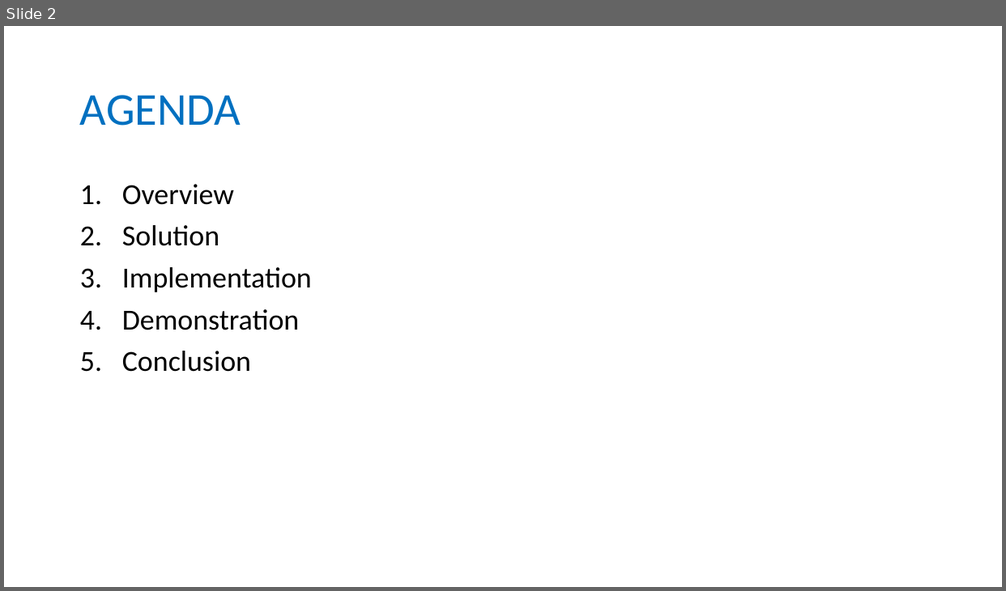
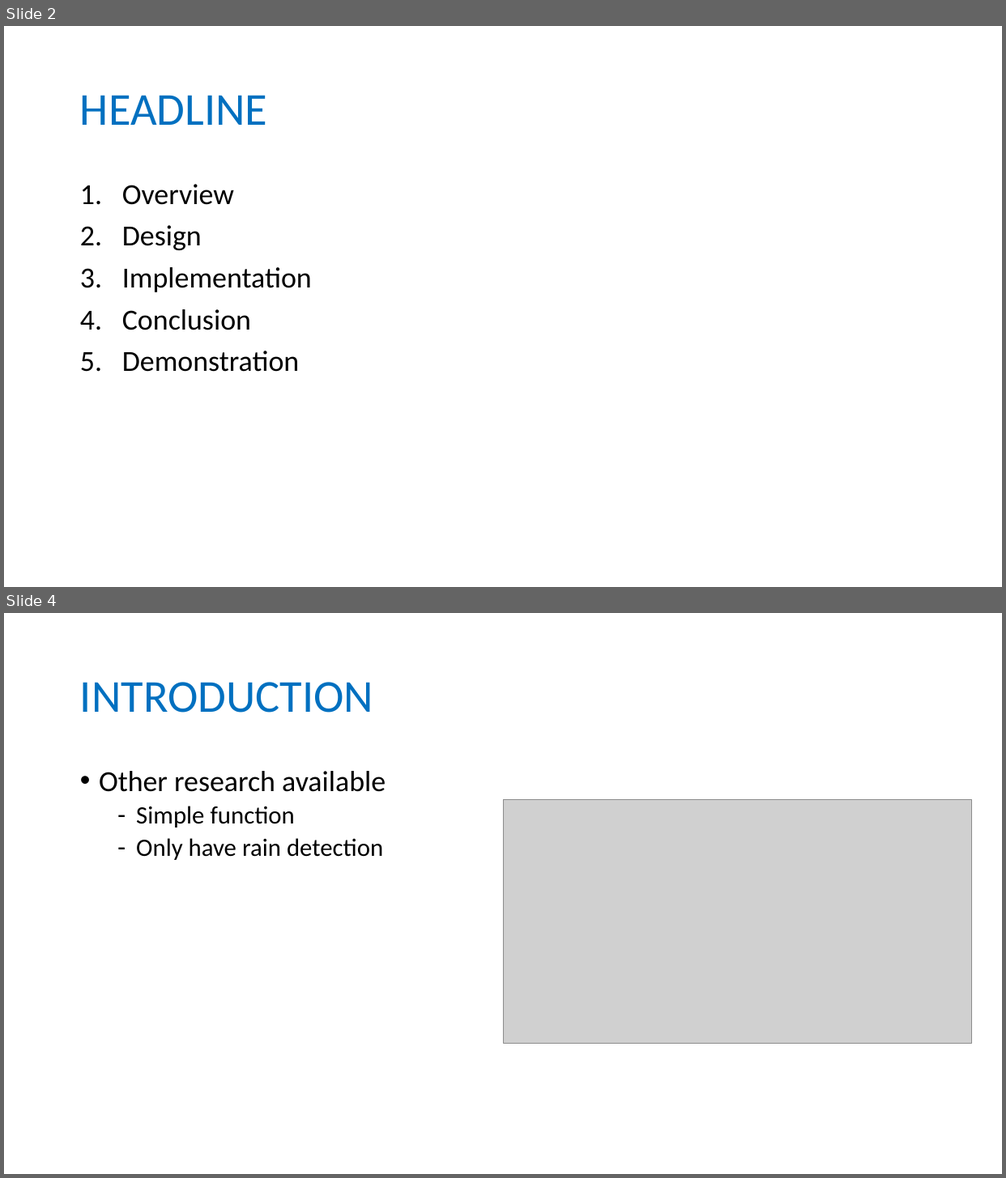
Before and after one commit to longhoang0304/DCDCS_Documentation, a slide deck: Final-Presentation.pptx. Shown one above the other, each under a label of ours: slide 2 before the commit, slides 2 and 4 after it; the slides between them are not shown. The pictures are 1006x591 and 1006x1178 pixels, drawn with LibreOffice and Linux fonts; fonts in the diff are those of the drawing; grey boxes stand for pictures. Boxes give left, top, right and bottom in pixels: in the first picture for what was removed or moved away, otherwise in the second. Text is boxed around its words. In the diff, an @@ line names an element or a change of style, - is before the commit and + after.

```diff
--- a/Final-Presentation.pptx
+++ b/Final-Presentation.pptx
@@ slide 4 added at <box>4,613,1002,1174</box>, background #FFFFFF @@
@@ title added at <box>80,682,373,713</box>, 44 pt, text #0070C0 @@
+INTRODUCTION
@@ text added at <box>99,771,386,860</box>, 24 pt, text #000000 @@
+• Other research available
+  – Simple function
+  – Only have rain detection
@@ picture added at <box>503,799,972,1043</box> @@
@@ slide 2 changed as well @@
@@ title at <box>80,95,267,125</box>: text changed @@
-AGENDA
+HEADLINE
@@ text at <box>122,225,202,250</box>: text changed @@
-2. Solution
+2. Design
@@ text at <box>122,310,251,331</box>: paragraph added @@
+4. Conclusion
@@ text at <box>122,351,251,372</box>: paragraph removed @@
-5. Conclusion
```
Also in this commit, not shown: 3 other slides changed, 30 other slides added, 11 slides removed, 2 other files.
